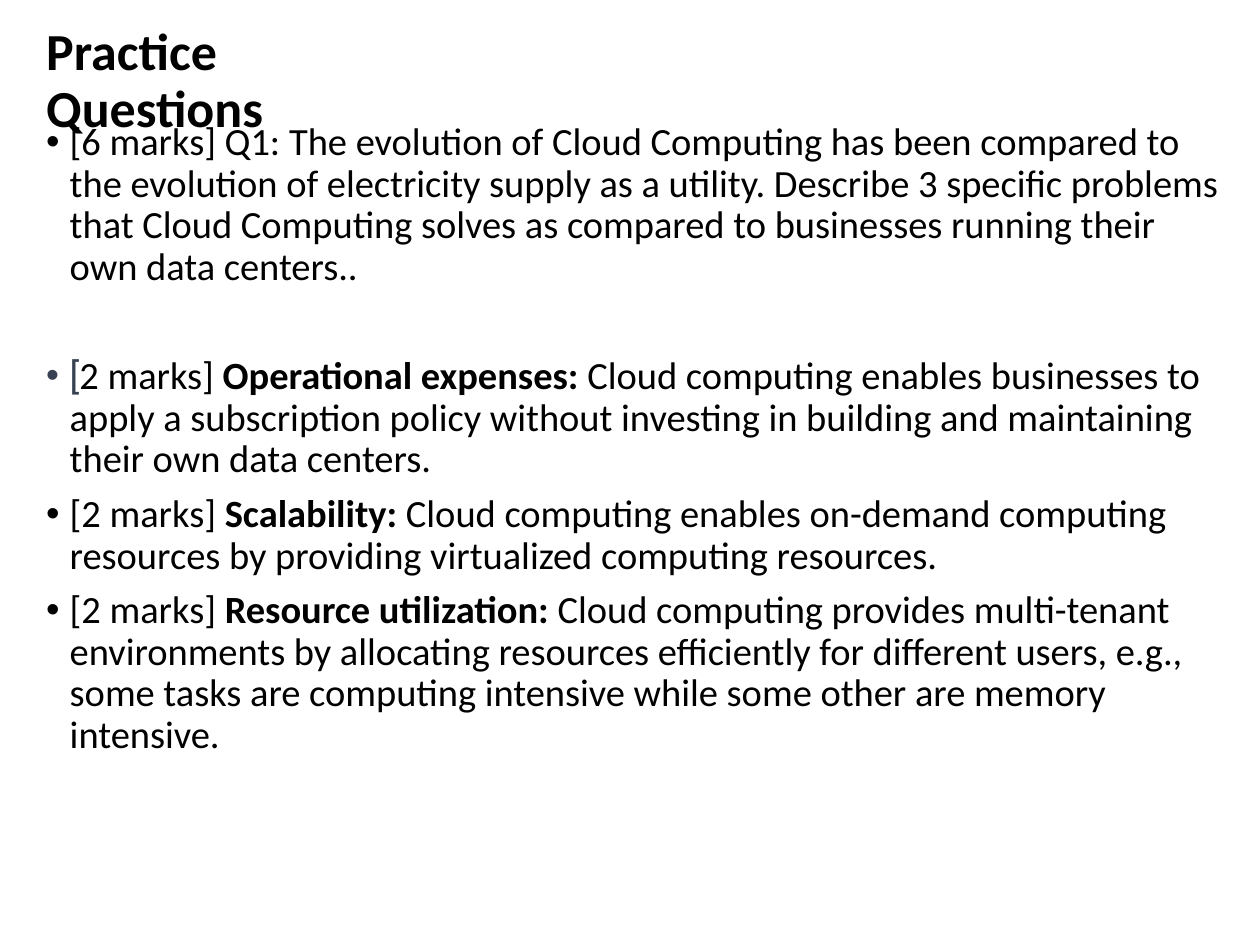
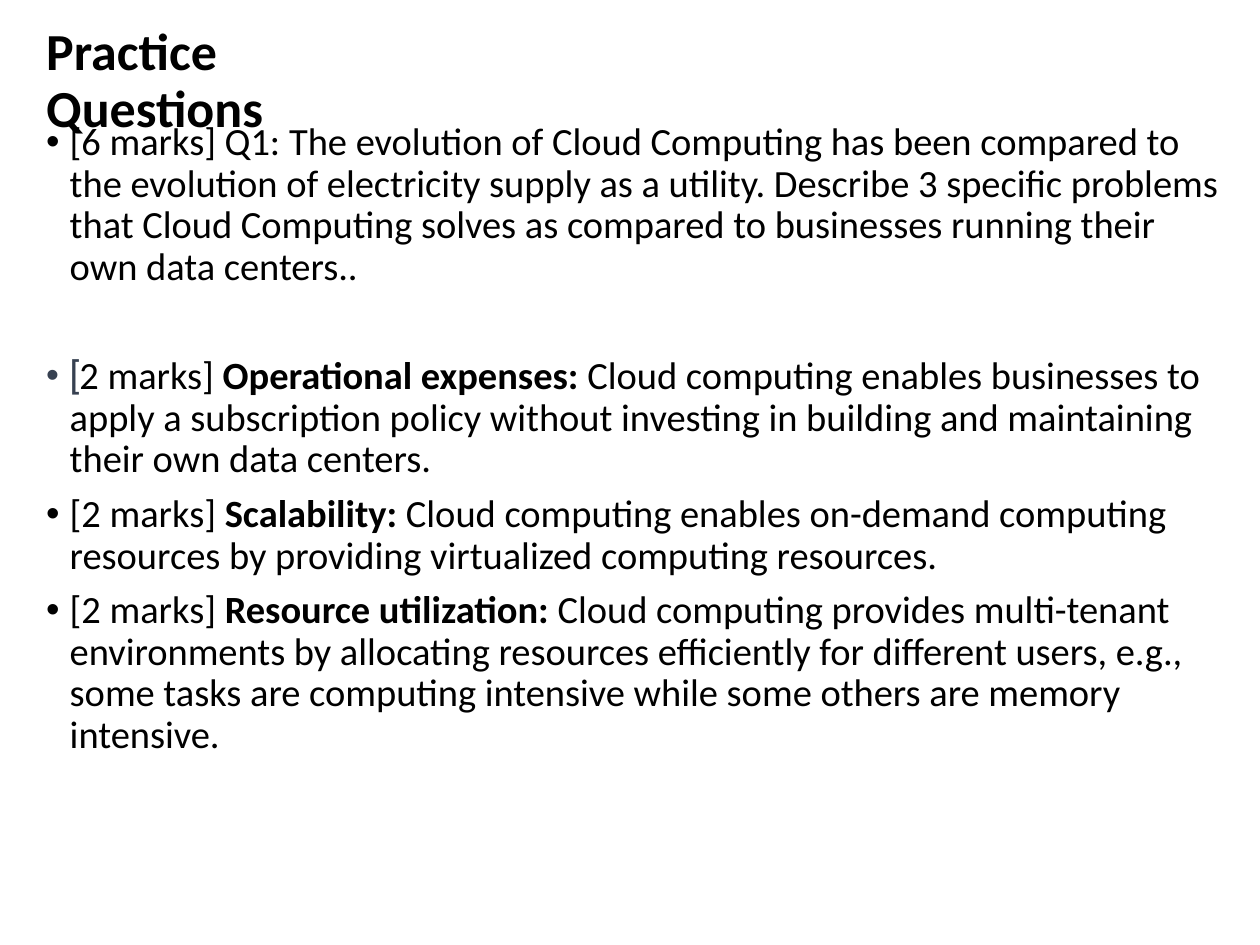
Before and after one commit to zhangzhics/CITS5503_Sem2, a slide deck: slide 58 of Lectures2024/CITS5503CloudComputingIntro_week1.pptx. Drawn at 1260x945 pixels with LibreOffice and Linux fonts; fonts in the diff are those of the drawing. Boxes give left, top, right and bottom in pixels: in the first picture for what was removed or moved away, otherwise in the second. Text is boxed around its words. In the diff, an @@ line names an element or a change of style, - is before the commit and + after.

Commit message:
correct typos in slides of wk1

```diff
--- a/Lectures2024/CITS5503CloudComputingIntro_week1.pptx
+++ b/Lectures2024/CITS5503CloudComputingIntro_week1.pptx
@@ text at (70, 595, 1183, 749): text changed @@
-• [2 marks] Resource utilization: Cloud computing provides multi-tenant environments by allocating resources efficiently for different users, e.g., some tasks are computing intensive while some other are memory intensive.
+• [2 marks] Resource utilization: Cloud computing provides multi-tenant environments by allocating resources efficiently for different users, e.g., some tasks are computing intensive while some others are memory intensive.
```
Also in this commit, not shown: 5 other slides changed.
